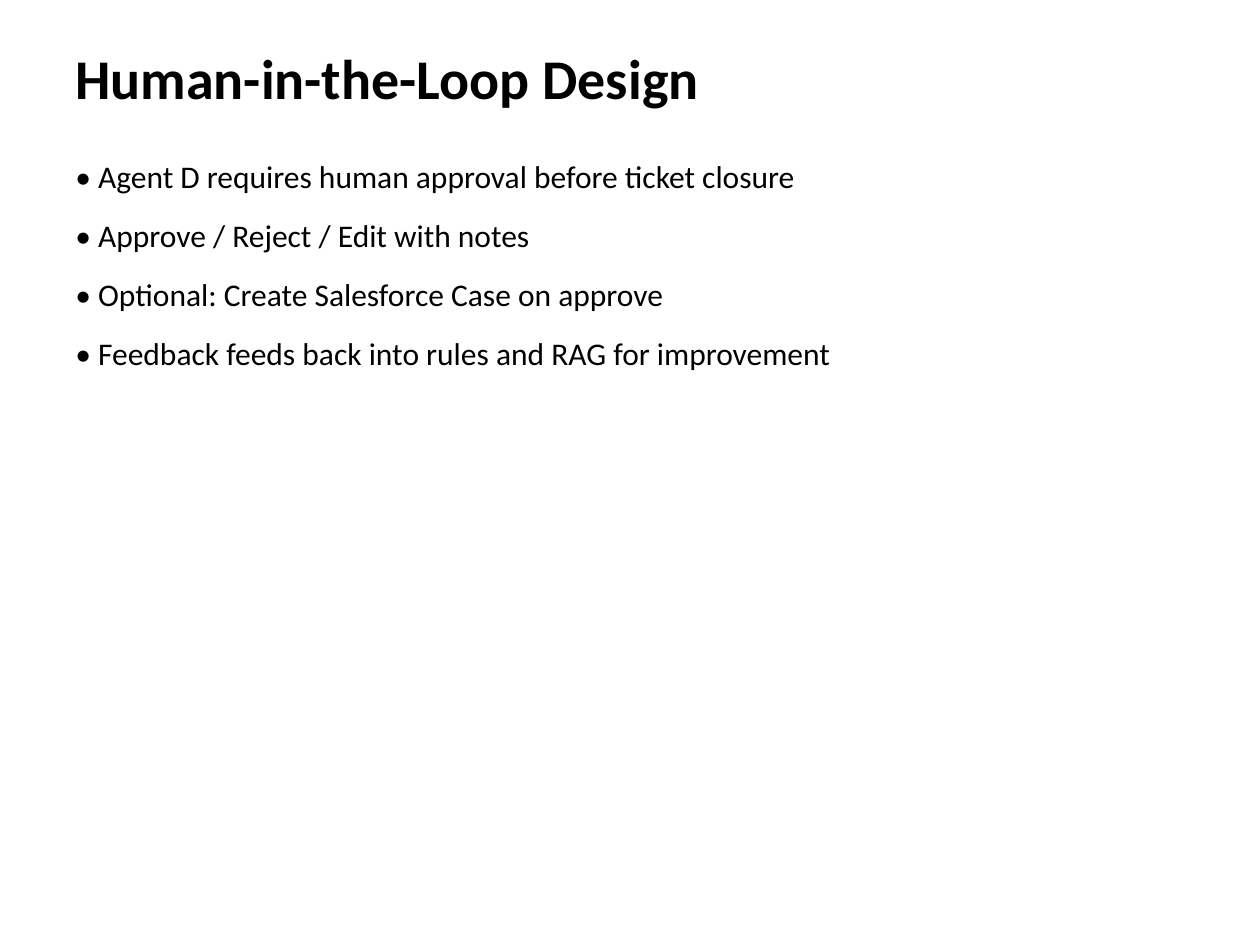
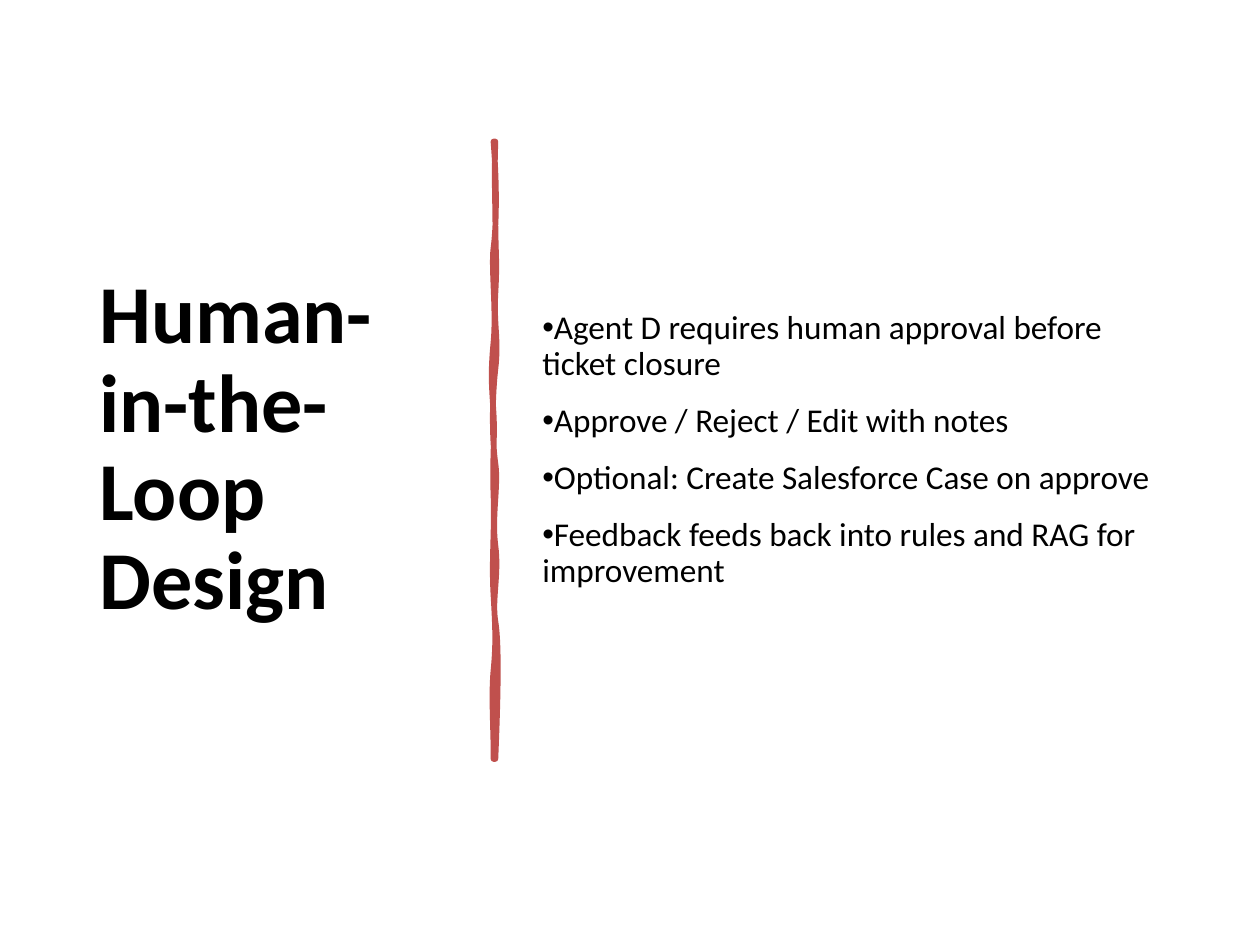
Before and after one commit to Haoj1/Powerplant-Multi-Agent, a slide deck: slide 29 of docs/Multi-Agent_Powerplant_Project.pptx (slide 24 before the commit). Drawn at 1260x945 pixels with LibreOffice and Linux fonts; fonts in the diff are those of the drawing. Boxes give left, top, right and bottom in pixels: in the first picture for what was removed or moved away, otherwise in the second. Text is boxed around its words. In the diff, an @@ line names an element or a change of style, - is before the commit and + after.

```diff
--- a/docs/Multi-Agent_Powerplant_Project.pptx
+++ b/docs/Multi-Agent_Powerplant_Project.pptx
@@ text "Human-in-the-Loop Design": place and size @@
-text "Human-in-the-Loop Design" at bbox=[75, 59, 698, 109]
+text "Human-in-the-Loop Design" at bbox=[100, 289, 373, 623]
@@ text "Human-in-the-Loop Design" at bbox=[100, 289, 373, 623]: size 32 to 47 pt; line spacing 1 to 0.9; more space between paragraphs; vertical alignment top to middle @@
@@ text "Agent D requires human approval ..." at bbox=[542, 316, 1149, 588]: vertical alignment top to middle @@
@@ freeform shape added at bbox=[493, 142, 495, 759], fill #C0504D, outline #C0504D 3.25 pt @@
@@ text at bbox=[542, 316, 1149, 588]: text changed; size 18 to 19 pt @@
-• Agent D requires human approval before ticket closure
-• Approve / Reject / Edit with notes
-• Optional: Create Salesforce Case on approve
-• Feedback feeds back into rules and RAG for improvement
+• Agent D requires human approval before ticket closure
+• Approve / Reject / Edit with notes
+• Optional: Create Salesforce Case on approve
+• Feedback feeds back into rules and RAG for improvement
```
Also in this commit, not shown: 24 other slides changed, 5 slides added, 2 slides removed.
